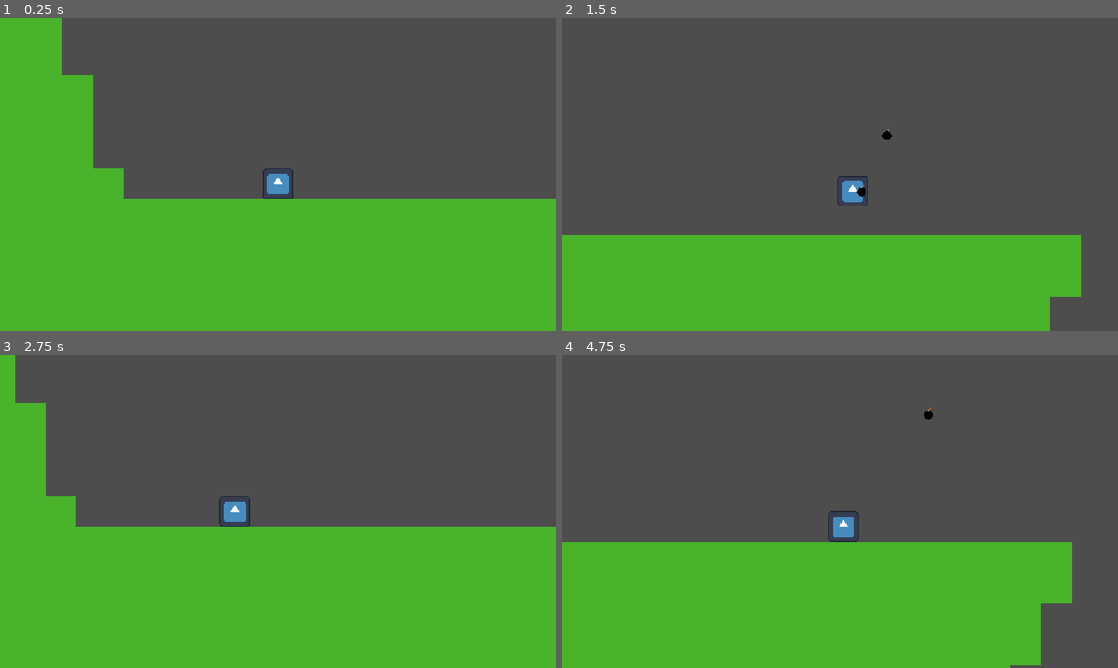
Above: before the commit, frames 1-4 (two rows, left to right).
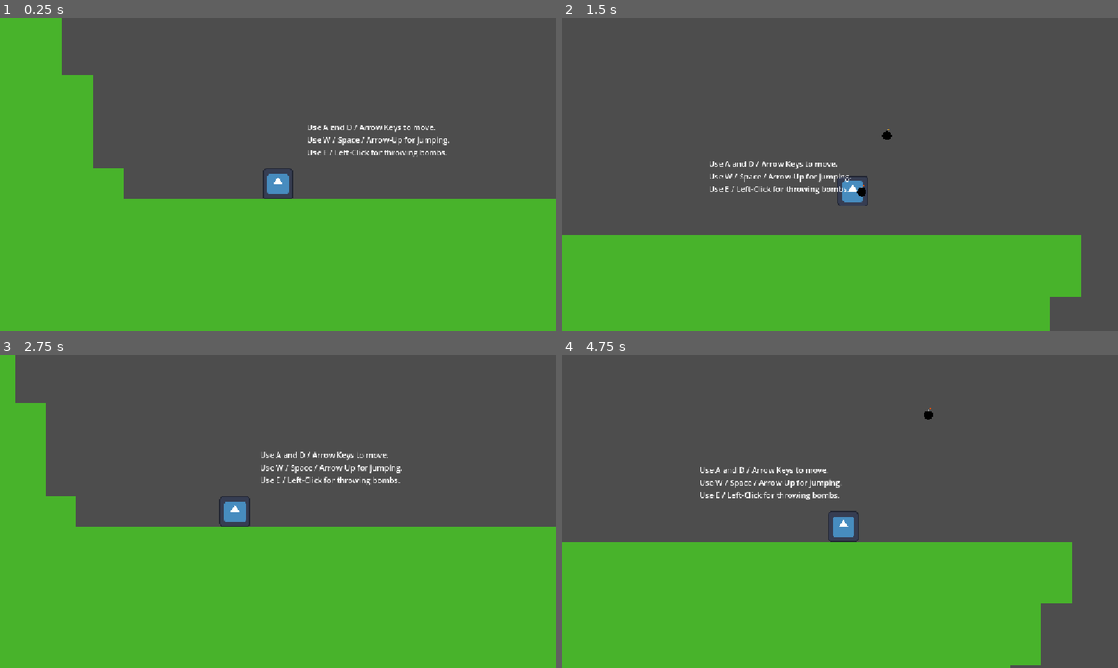
Above: after the commit, the same moments.

Repository: Fawy20210/a-demo-game
Game: Godot game, scene res://main.tscn
Same seed, same stepped clock (60 frames per second), same inputs: the game is played once before the commit and once after it. The engine's default icon, where the game draws it, is replaced by a stand-in: a white triangle on a blue panel in a dark square.
Inputs (mouse positions are in pixels of both pictures, inside the frame that each line leads up to):
- Up to frame 1 (0.25 s): no input
- Up to frame 2 (1.5 s): tap Enter at 0.5 s; move the mouse to (962, 158) at 0.52 s; hold Right (Right) 0.53-1.25 s; click (962, 158) at 0.6 s; tap Space (Jump) at 0.77 s; drag from (728, 190) to (862, 168) at 1.27 s
- Up to frame 3 (2.75 s): move the mouse to (333, 442) at 2.02 s; hold A (Left) from 2.03 s (still down); tap Shift at 2.1 s
- Up to frame 4 (4.75 s): release A (Left) at 2.75 s; drag from (812, 574) to (673, 464) at 2.77 s; move the mouse to (1006, 558) at 3.52 s; hold Right (Right) 3.53-4.25 s; tap Alt at 3.6 s; tap Space (Jump) at 3.77 s; drag from (673, 464) to (756, 433) at 4.27 s

The runs differ from the first frame. In frame 1, 0.6% of the frame differs, in the area x 55-81%, y 34-45%; in frame 2, 0.6%; in frame 3, 0.7%; in frame 4, 0.7%, in the area x 24-51%, y 35-47%.

Commit message:
Added text that shows the controls

Diff:
--- a/main.tscn
+++ b/main.tscn
@@ -39,6 +39,8 @@
 
 [sub_resource type="RectangleShape2D" id="RectangleShape2D_xb6vf"]
 size = Vector2(128, 192)
+
+[sub_resource type="LabelSettings" id="LabelSettings_t5mqe"]
 
 [node name="Node" type="Node" unique_id=74668425 groups=["Destructable", "Enemy"]]
 
@@ -89,6 +91,16 @@
 [node name="Control" parent="CanvasLayer" unique_id=41275761 instance=ExtResource("7_5vw27")]
 visible = false
 
+[node name="Label" type="Label" parent="." unique_id=256733748]
+offset_left = 60.0
+offset_top = -96.0
+offset_right = 353.0
+offset_bottom = -21.0
+text = "Use A and D / Arrow Keys to move.
+Use W / Space / Arrow-Up for jumping.
+Use E / Left-Click for throwing bombs."
+label_settings = SubResource("LabelSettings_t5mqe")
+
 [connection signal="area_entered" from="DeathZone" to="DeathZone" method="_on_area_entered"]
 [connection signal="body_entered" from="DeathZone" to="DeathZone" method="_on_body_entered"]
 [connection signal="body_entered" from="Goal" to="Goal" method="_on_body_entered"]
--- a/project.godot
+++ b/project.godot
@@ -53,6 +53,7 @@
 Shoot={
 "deadzone": 0.2,
 "events": [Object(InputEventMouseButton,"resource_local_to_scene":false,"resource_name":"","device":-1,"window_id":0,"a …(258 unchanged characters)…
+, Object(InputEventKey,"resource_local_to_scene":false,"resource_name":"","device":-1,"window_id":0,"alt_pressed":false,"shift_pressed":false,"ctrl_pressed":false,"meta_pressed":false,"pressed":false,"keycode":0,"physical_keycode":69,"key_label":0,"unicode":101,"location":0,"echo":false,"script":null)
 ]
 }
 
